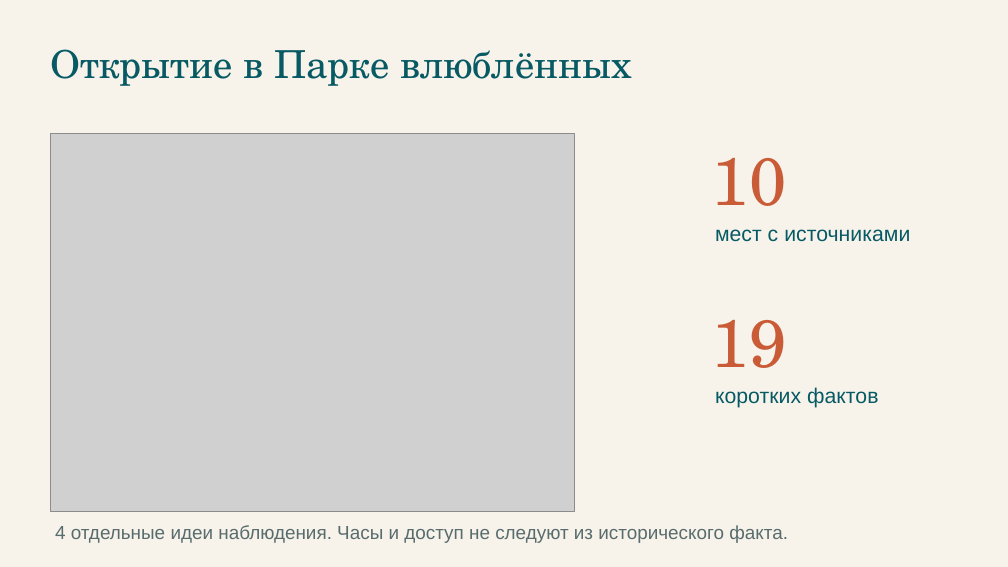
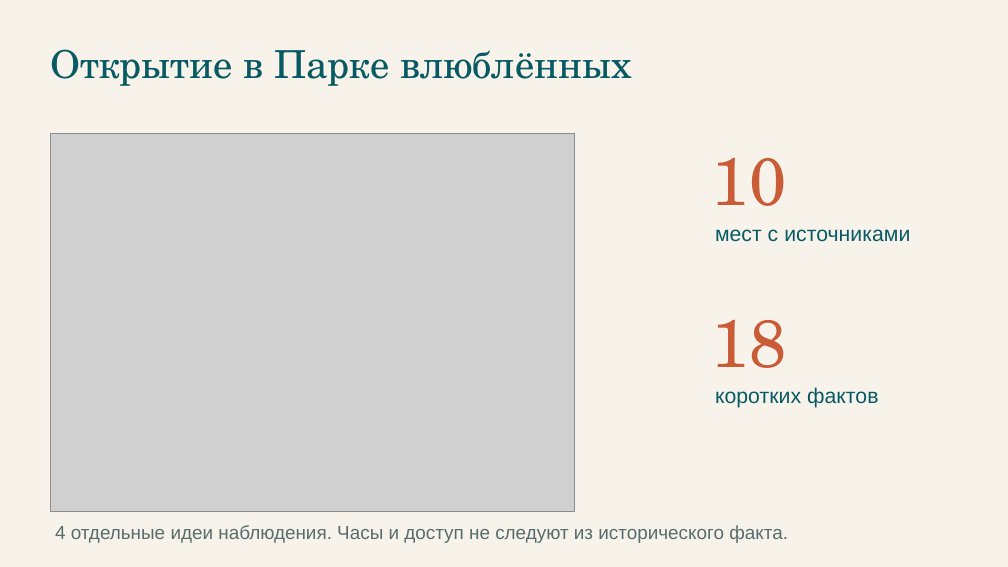
Before and after one commit to gojosatorukz/qadam-astana, a slide deck: slide 4 of qadam-pitch.pptx. Drawn at 1008x567 pixels with LibreOffice and Linux fonts; fonts in the diff are those of the drawing; grey boxes stand for pictures. Boxes give left, top, right and bottom in pixels: in the first picture for what was removed or moved away, otherwise in the second. Text is boxed around its words. In the diff, an @@ line names an element or a change of style, - is before the commit and + after.

```diff
--- a/qadam-pitch.pptx
+++ b/qadam-pitch.pptx
@@ text at (712, 320, 786, 368): text changed @@
-19
+18
```
Also in this commit, not shown: 3 other slides changed, 13 other files.
